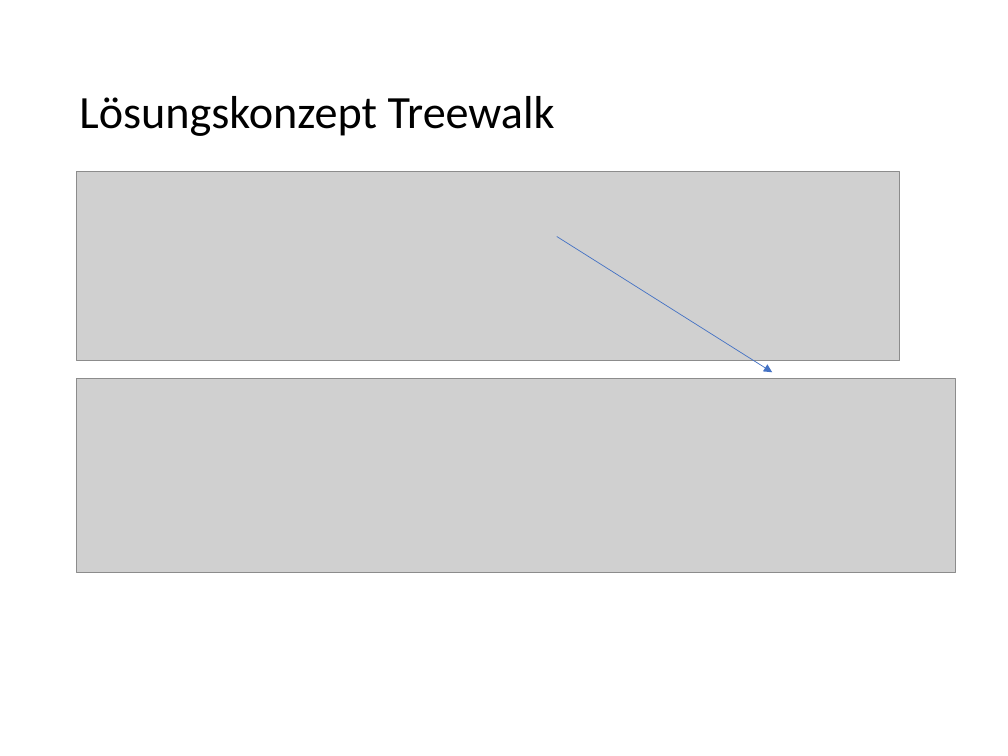
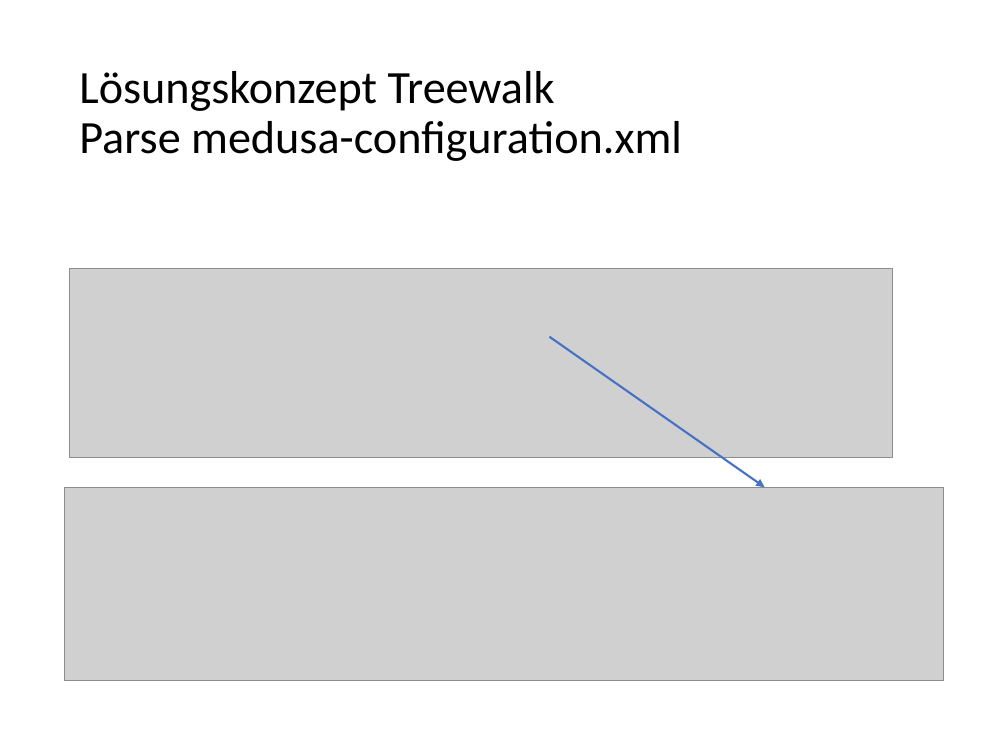
Before and after one commit to juandid/medusa-flow-visualizer, a slide deck: slide 11 of doc/Visualisierung_von_Authentication_Flows.pptx. Drawn at 1008x756 pixels with LibreOffice and Linux fonts; fonts in the diff are those of the drawing; grey boxes stand for pictures. Boxes give left, top, right and bottom in pixels: in the first picture for what was removed or moved away, otherwise in the second. Text is boxed around its words. In the diff, an @@ line names an element or a change of style, - is before the commit and + after.

```diff
--- a/doc/Visualisierung_von_Authentication_Flows.pptx
+++ b/doc/Visualisierung_von_Authentication_Flows.pptx
@@ title at [79, 71, 682, 161]: text changed @@
-Lösungskonzept Treewalk
+Lösungskonzept Treewalk
+Parse medusa-configuration.xml
@@ picture: place and size @@
-picture at [77, 172, 900, 362]
+picture at [70, 269, 893, 459]
@@ arrow moved from (556, 237) - (772, 372) to (549, 337) - (765, 487) @@
@@ arrow (549, 337) - (765, 487): stroke #4472C4 0.5 pt to #4472C4 1.5 pt @@
@@ picture: place and size @@
-picture at [77, 379, 956, 573]
+picture at [65, 487, 943, 680]
```
Also in this commit, not shown: 8 other slides changed, 3 slides added, 1 slide removed.
